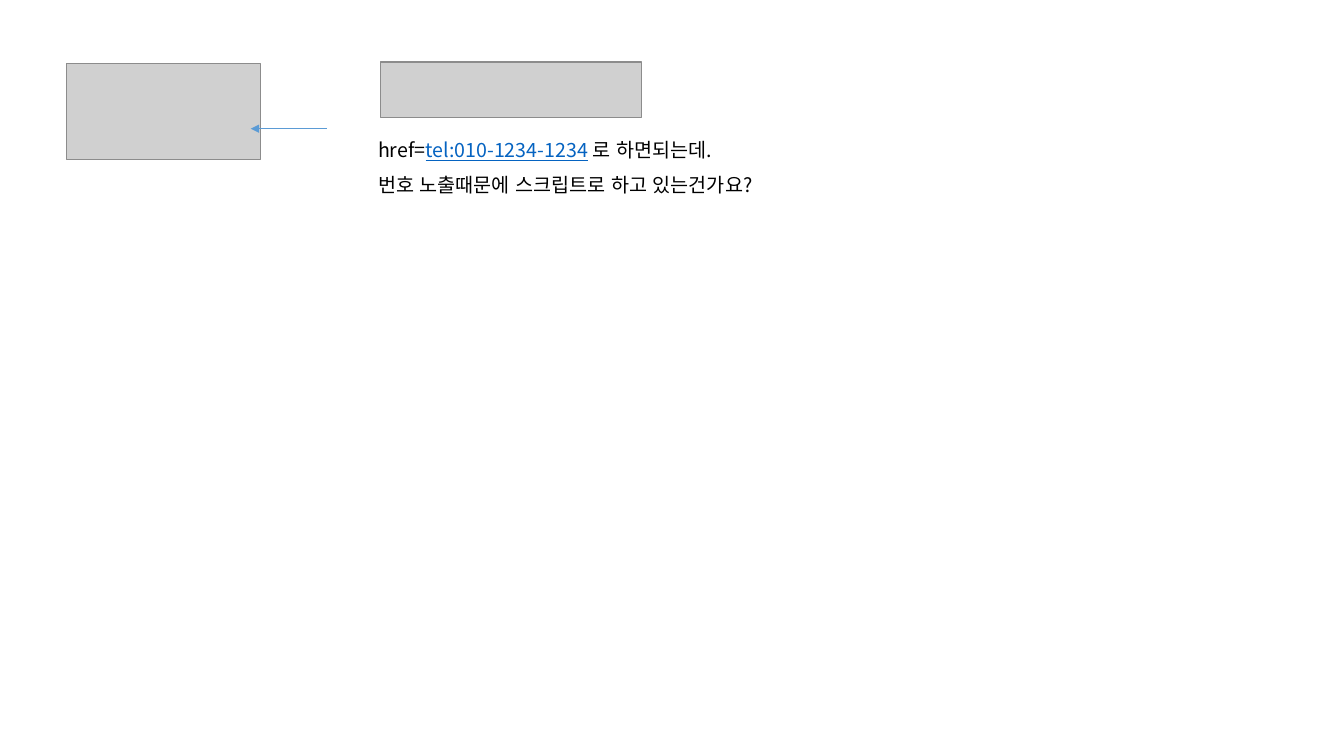
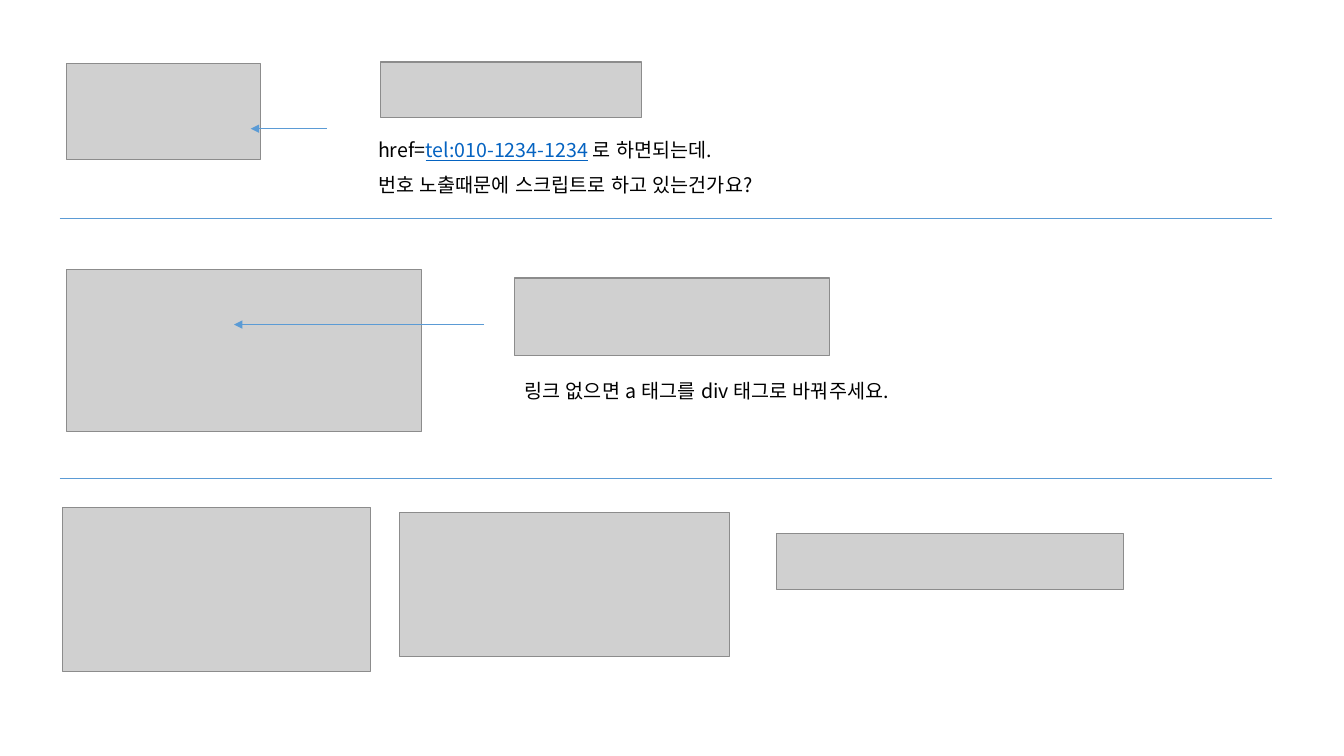
Before and after one commit to jeoungGyy/sejong, a slide deck: slide 3 of ppt/웹접근성 오류 체크(운영).pptx. Drawn at 1344x756 pixels with LibreOffice and Linux fonts; fonts in the diff are those of the drawing; grey boxes stand for pictures. Boxes give left, top, right and bottom in pixels: in the first picture for what was removed or moved away, otherwise in the second. Text is boxed around its words. In the diff, an @@ line names an element or a change of style, - is before the commit and + after.

```diff
--- a/ppt/웹접근성 오류 체크(운영).pptx
+++ b/ppt/웹접근성 오류 체크(운영).pptx
@@ line added from (59, 219) to (1272, 219), #5B9BD5 0.5 pt @@
@@ picture added at <box>67,270,421,432</box> @@
@@ picture added at <box>514,278,830,356</box> @@
@@ arrow added from (484, 325) to (234, 325), #5B9BD5 0.5 pt @@
@@ text added at <box>524,381,889,400</box>, 14 pt, text #000000 @@
+링크 없으면 a 태그를 div 태그로 바꿔주세요.
@@ line added from (59, 479) to (1272, 479), #5B9BD5 0.5 pt @@
@@ picture added at <box>63,507,371,671</box> @@
@@ picture added at <box>399,512,729,656</box> @@
@@ picture added at <box>776,534,1124,590</box> @@
```
Also in this commit, not shown: 1 slide added, 1 slide removed, 1 other file.
